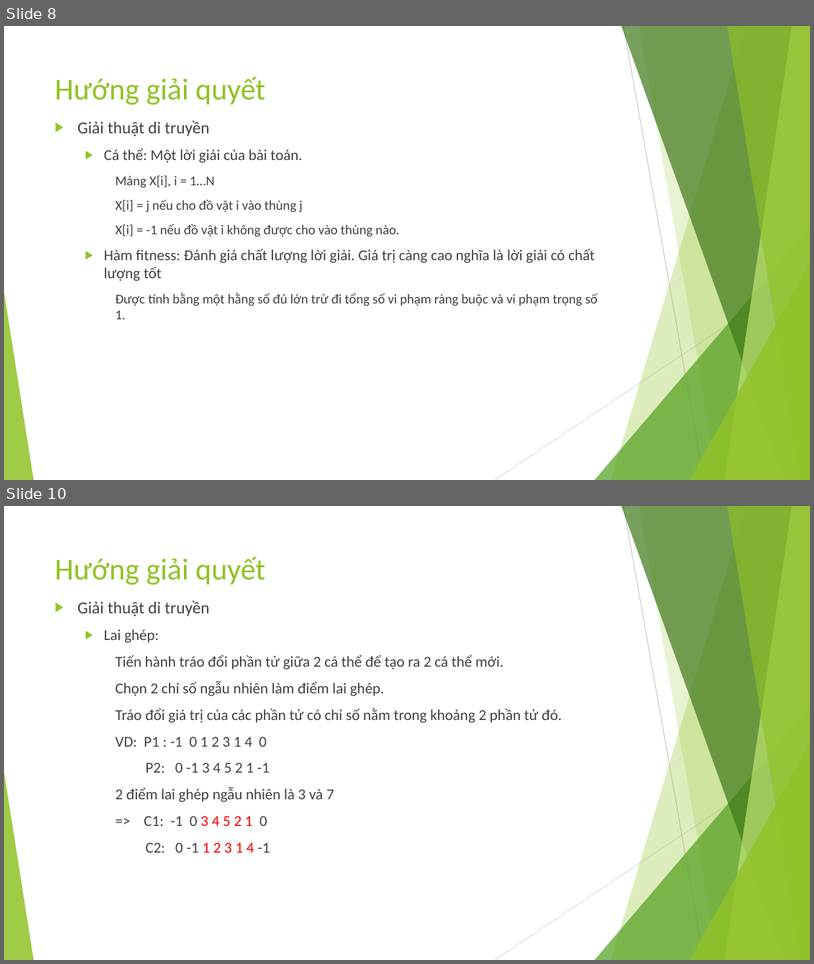
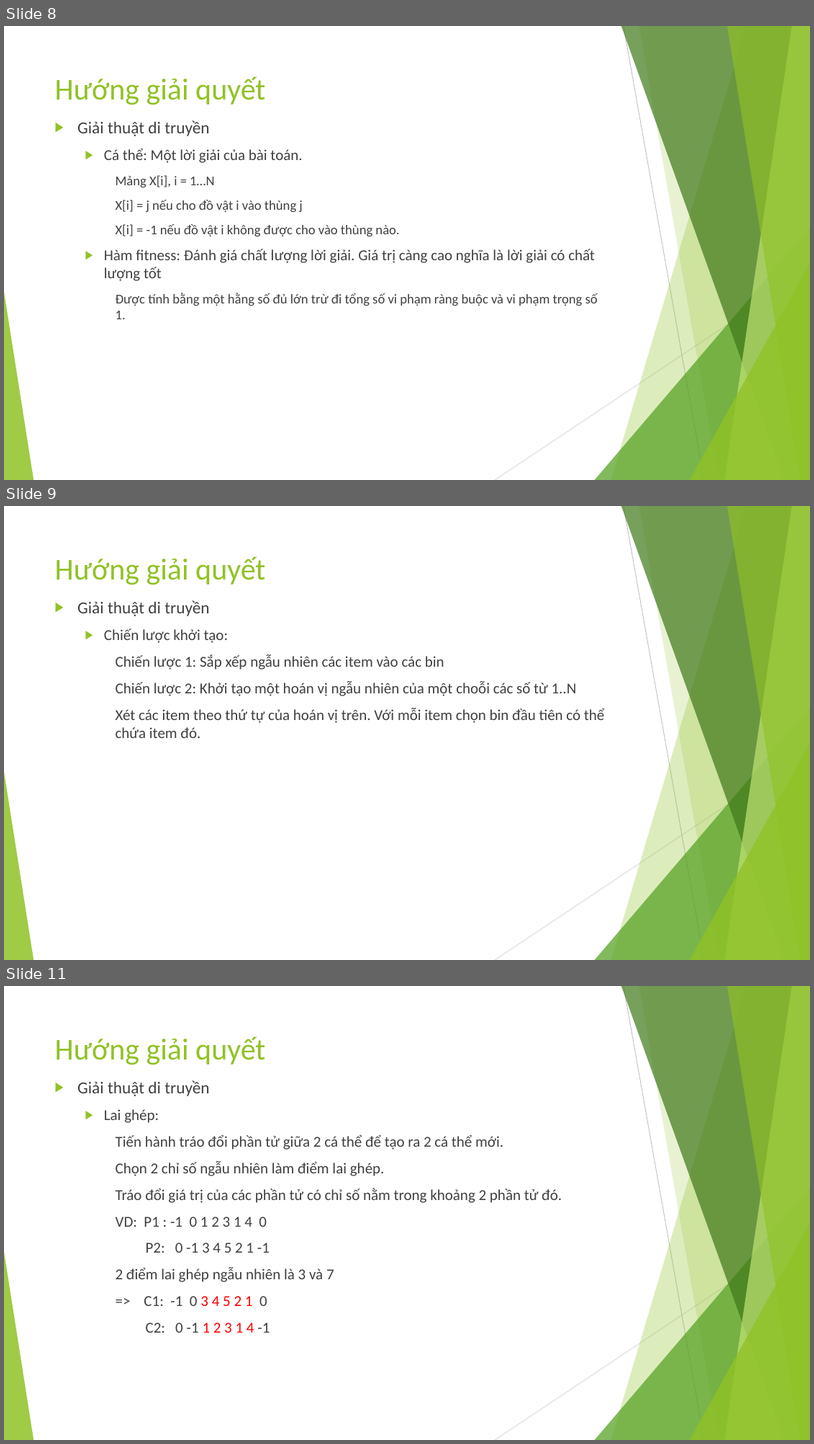
Before and after one commit to dungkhmt/CourseCPCBLS, a slide deck: OpenCBLS/src/khmtk60/miniprojects/G6/Báo cáo môn học.pptx. Shown one above the other, each under a label of ours: slides 8 and 10 before the commit, slides 8, 9 and 11 after it; the slides between them are not shown. The pictures are 814x964 and 814x1444 pixels, drawn with LibreOffice and Linux fonts; fonts in the diff are those of the drawing. Boxes give left, top, right and bottom in pixels: in the first picture for what was removed or moved away, otherwise in the second. Text is boxed around its words. In the diff, an @@ line names an element or a change of style, - is before the commit and + after.

```diff
--- a/OpenCBLS/src/khmtk60/miniprojects/G6/Báo cáo môn học.pptx
+++ b/OpenCBLS/src/khmtk60/miniprojects/G6/Báo cáo môn học.pptx
@@ slide 9 added at <box>4,506,810,960</box>, background #FFFFFF; not listed: 10 template elements that a slide beside it also shows @@
@@ title added at <box>55,556,265,585</box>, 36 pt, text #90C226 @@
+Hướng giải quyết
@@ text added at <box>77,600,604,738</box>, 18 pt, text #404040 @@
+▶ Giải thuật di truyền
+  ▶ Chiến lược khởi tạo:
+    Chiến lược 1: Sắp xếp ngẫu nhiên các item vào các bin
+    Chiến lược 2: Khởi tạo một hoán vị ngẫu nhiên của một choỗi các số từ 1..N
+    Xét các item theo thứ tự của hoán vị trên. Với mỗi item chọn bin đầu tiên có thể chứa item đó.
@@ what was slide 10 is now slide 11 @@
```
Also in this commit, not shown: 8 slides changed, 3 other files.
